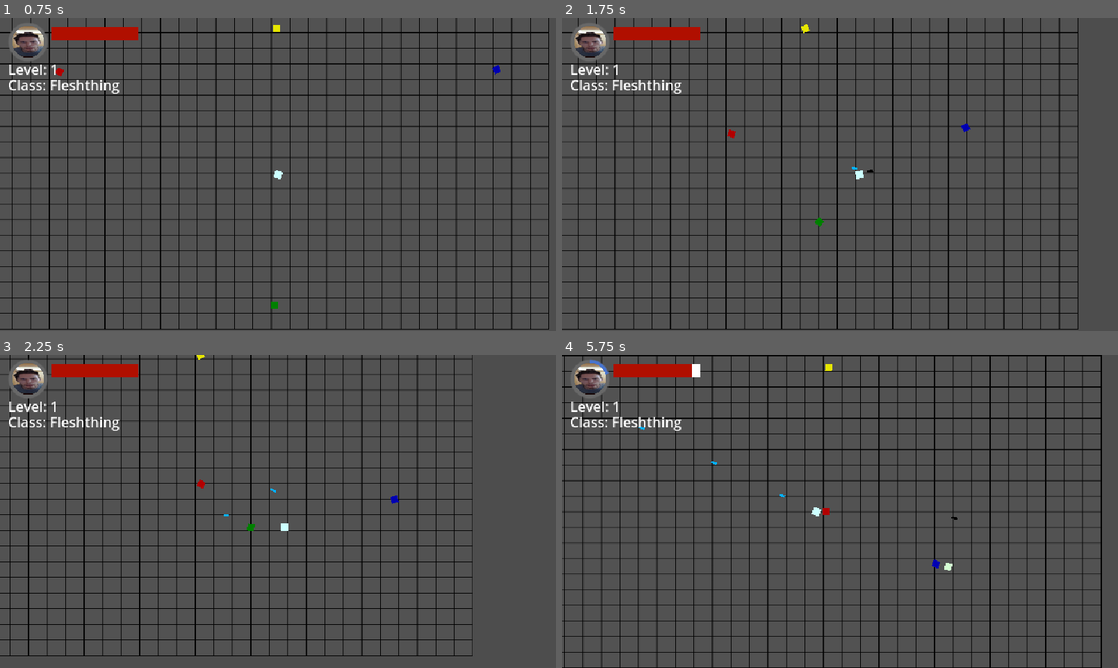
Above: before the commit, frames 1-4 (two rows, left to right).
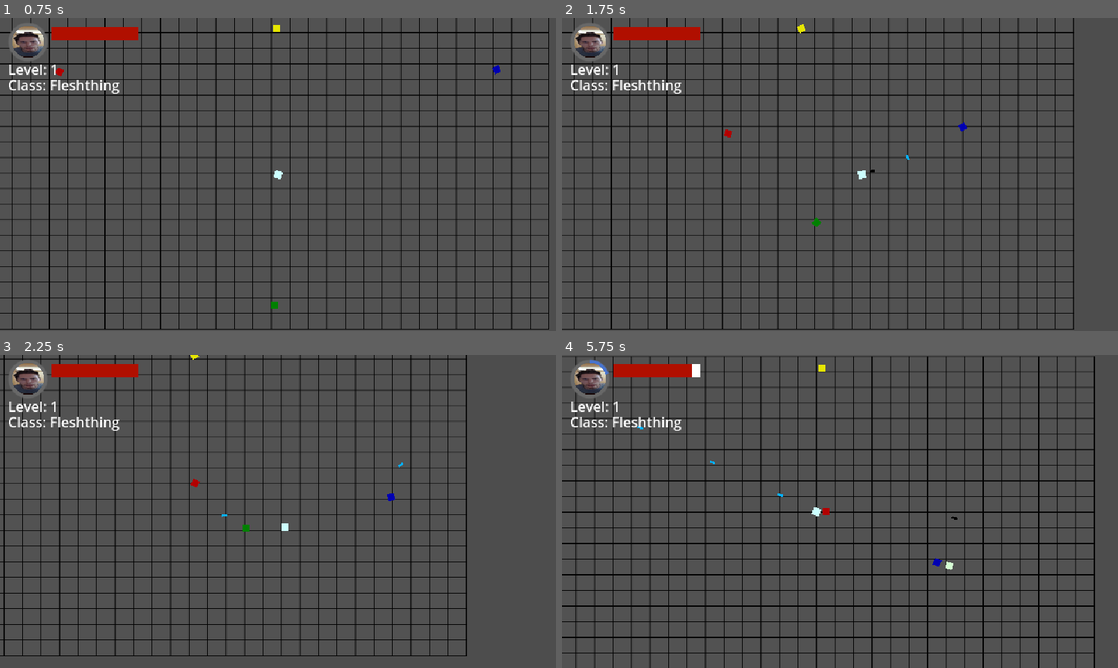
Above: after the commit, the same moments.

Repository: EmpexOri/OperationHavok
Game: Godot game, scene res://Scenes/MenuScene.tscn
Two runs of this game, one before a commit and one after it. Both use one fixed random seed, a clock stepped at 60 frames per second and the inputs below.
Inputs (mouse positions are in pixels of both pictures, inside the frame that each line leads up to):
- Up to frame 1 (0.75 s): click "Play" at 0.5 s
- Up to frame 2 (1.75 s): move the mouse to (962, 158) at 1.27 s; hold D (right) from 1.28 s (still down); click (962, 158) at 1.35 s
- Up to frame 3 (2.25 s): move the mouse to (166, 527) at 2.02 s; release D (right) at 2.03 s; hold S (down) from 2.03 s (still down); click (166, 527) at 2.1 s
- Up to frame 4 (5.75 s): move the mouse to (895, 442) at 2.77 s; release S (down) at 2.78 s; hold D (right) 2.78-3.53 s; click (895, 442) at 2.85 s; move the mouse to (812, 574) at 3.52 s; hold W (up) 3.53-4.28 s; click (812, 574) at 3.6 s; move the mouse to (1006, 558) at 4.27 s; hold A (left) from 4.28 s (still down); click (1006, 558) at 4.35 s; move the mouse to (673, 464) at 5.02 s; click (673, 464) at 5.1 s

Frame 1 is identical in both runs. In frame 2, 9.8% of the frame differs, in the area x 2-93%, y 0-100%; in frame 3, 8.5%; in frame 4, 17%, in the area x 0-98%, y 0-100%.

Commit message:
zooms contained? (idk seemed to fix it)

Diff:
--- a/Assets/Scripts/Player Scripts/player.gd
+++ b/Assets/Scripts/Player Scripts/player.gd
@@ -75,7 +75,7 @@
 	BulletInstance.name = "Bullet_" + str(randi())  # Assigns a unique name
 	BulletInstance.add_to_group("Bullet")
 	var Direction = (get_global_mouse_position() - global_position).normalized()
-	var OffsetDistance = 10 # How far away the bullet spawns from the player
+	var OffsetDistance = 12 # How far away the bullet spawns from the player
 	BulletInstance.position = global_position + (Direction * OffsetDistance)
 	BulletInstance.rotation = Direction.angle()
 	BulletInstance.linear_velocity = Direction * BulletSpeed
--- a/Scenes/PlaygroundScene.tscn
+++ b/Scenes/PlaygroundScene.tscn
@@ -208,6 +208,7 @@
 text = " Move up"
 
 [node name="Label2" type="Label" parent="PausedLayer/ScrollContainer/VBoxContainer/Slot1"]
+layout_mode = 0
 offset_left = 239.0
 offset_top = 6.0
 offset_right = 272.0
@@ -223,6 +224,7 @@
 expand_mode = 5
 
 [node name="Label" type="Label" parent="PausedLayer/ScrollContainer/VBoxContainer/Slot2"]
+layout_mode = 0
 offset_left = 8.0
 offset_top = 6.0
 offset_right = 125.0
@@ -232,6 +234,7 @@
 text = " Move down"
 
 [node name="Label2" type="Label" parent="PausedLayer/ScrollContainer/VBoxContainer/Slot2"]
+layout_mode = 0
 offset_left = 239.0
 offset_top = 6.0
 offset_right = 272.0
@@ -247,6 +250,7 @@
 expand_mode = 5
 
 [node name="Label" type="Label" parent="PausedLayer/ScrollContainer/VBoxContainer/Slot3"]
+layout_mode = 0
 offset_left = 8.0
 offset_top = 6.0
 offset_right = 125.0
@@ -256,6 +260,7 @@
 text = " Move left       "
 
 [node name="Label2" type="Label" parent="PausedLayer/ScrollContainer/VBoxContainer/Slot3"]
+layout_mode = 0
 offset_left = 239.0
 offset_top = 6.0
 offset_right = 272.0
@@ -271,6 +276,7 @@
 expand_mode = 5
 
 [node name="Label" type="Label" parent="PausedLayer/ScrollContainer/VBoxContainer/Slot4"]
+layout_mode = 0
 offset_left = 8.0
 offset_top = 6.0
 offset_right = 125.0
@@ -280,6 +286,7 @@
 text = " Move right"
 
 [node name="Label2" type="Label" parent="PausedLayer/ScrollContainer/VBoxContainer/Slot4"]
+layout_mode = 0
 offset_left = 239.0
 offset_top = 6.0
 offset_right = 272.0
@@ -295,6 +302,7 @@
 expand_mode = 5
 
 [node name="Label" type="Label" parent="PausedLayer/ScrollContainer/VBoxContainer/Slot5"]
+layout_mode = 0
 offset_left = 8.0
 offset_top = 6.0
 offset_right = 125.0
@@ -304,6 +312,7 @@
 text = "Ability 1"
 
 [node name="Label2" type="Label" parent="PausedLayer/ScrollContainer/VBoxContainer/Slot5"]
+layout_mode = 0
 offset_left = 215.0
 offset_top = 6.0
 offset_right = 275.0
@@ -319,6 +328,7 @@
 expand_mode = 5
 
 [node name="Label" type="Label" parent="PausedLayer/ScrollContainer/VBoxContainer/Slot6"]
+layout_mode = 0
 offset_left = 8.0
 offset_top = 6.0
 offset_right = 125.0
@@ -333,6 +343,7 @@
 expand_mode = 5
 
 [node name="Label" type="Label" parent="PausedLayer/ScrollContainer/VBoxContainer/Slot7"]
+layout_mode = 0
 offset_left = 8.0
 offset_top = 6.0
 offset_right = 125.0
@@ -342,6 +353,7 @@
 text = "Pause"
 
 [node name="Label2" type="Label" parent="PausedLayer/ScrollContainer/VBoxContainer/Slot7"]
+layout_mode = 0
 offset_left = 225.0
 offset_top = 6.0
 offset_right = 274.0
